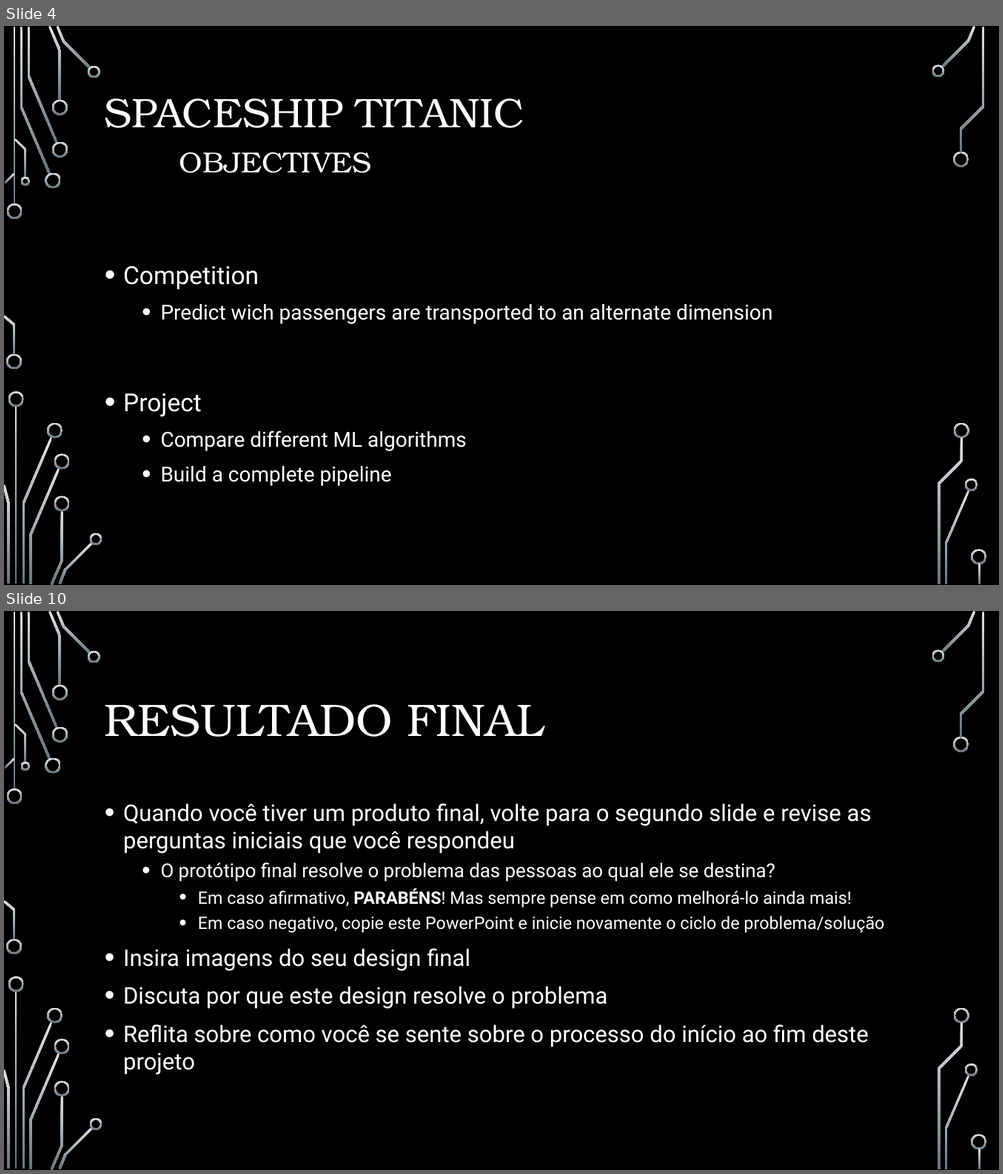
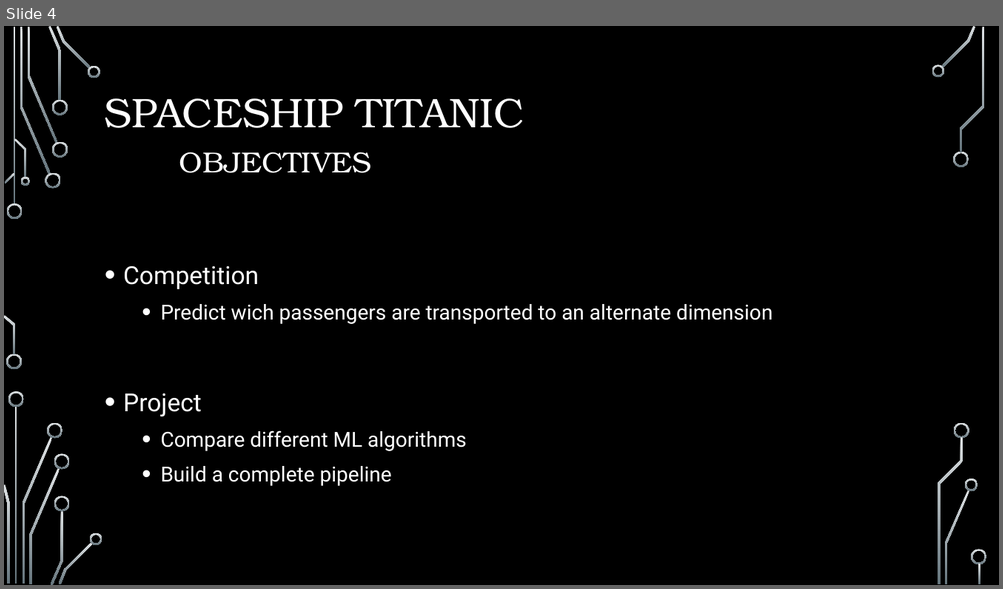
Before and after one commit to gustavossbarros/Ironhack_Final_Project_Spaceship_Titanic, a slide deck: deliverables/Final Project Presentation.pptx. Shown one above the other, each under a label of ours: slides 4 and 10 before the commit, slide 4 after it; the slides between them are not shown. The pictures are 1003x1174 and 1003x589 pixels, drawn with LibreOffice and Linux fonts; fonts in the diff are those of the drawing; background and template pictures are left out. Boxes give left, top, right and bottom in pixels: in the first picture for what was removed or moved away, otherwise in the second. Text is boxed around its words. In the diff, an @@ line names an element or a change of style, - is before the commit and + after.

```diff
--- a/deliverables/Final Project Presentation.pptx
+++ b/deliverables/Final Project Presentation.pptx
@@ slide 10 removed at (x1=4, y1=611, x2=999, y2=1170), background picture (left out); not listed: 36 template elements that a slide beside it also shows @@
@@ title removed at (x1=105, y1=704, x2=543, y2=737) @@
-RESULTADO FINAL
@@ text removed at (x1=123, y1=803, x2=884, y2=1075) @@
-• Quando você tiver um produto final, volte para o segundo slide e revise as perguntas iniciais que você respondeu
-  • O protótipo final resolve o problema das pessoas ao qual ele se destina?
-    • Em caso afirmativo, PARABÉNS! Mas sempre pense em como melhorá-lo ainda mais!
-    • Em caso negativo, copie este PowerPoint e inicie novamente o ciclo de problema/solução
-• Insira imagens do seu design final
-• Discuta por que este design resolve o problema
-• Reflita sobre como você se sente sobre o processo do início ao fim deste projeto
```
Also in this commit, not shown: 1 slide changed, 13 slides added, 5 other slides removed.
